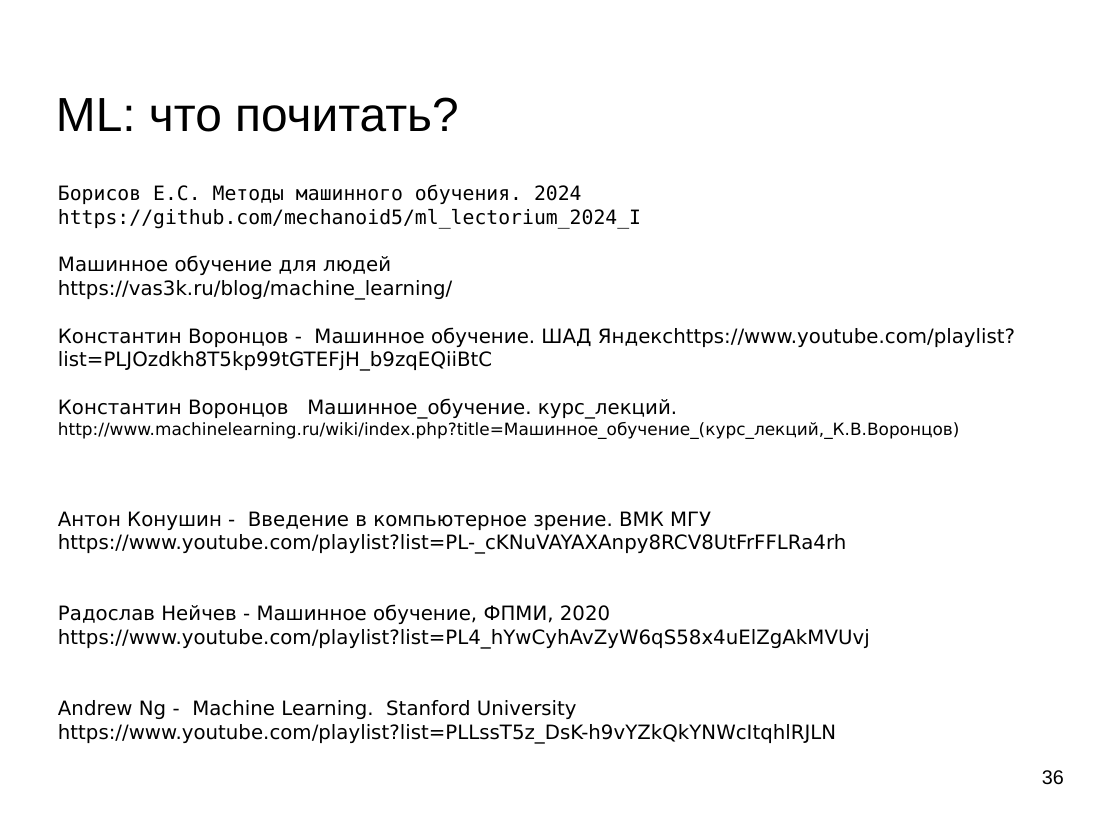
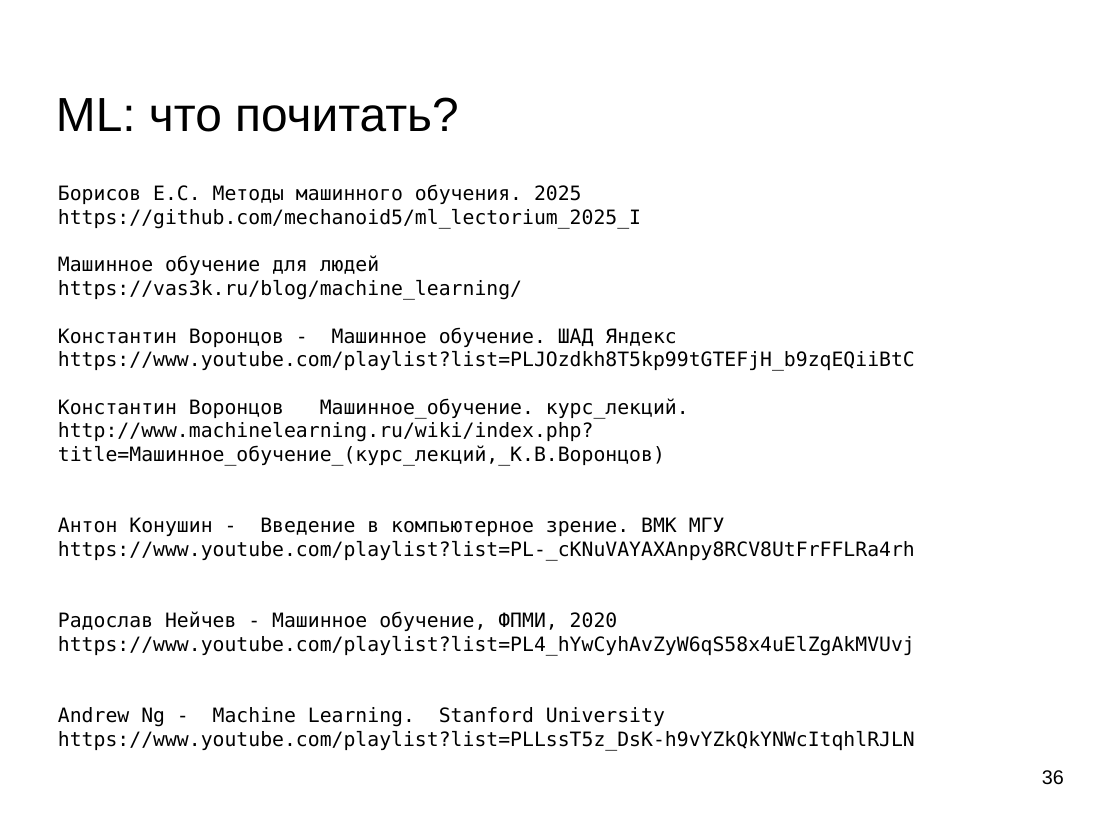
Before and after one commit to mechanoid5/ml_lectorium_2025_I, a slide deck: slide 36 of 01-intro.odp. Drawn at 1120x840 pixels with LibreOffice and Linux fonts; fonts in the diff are those of the drawing; background and template pictures are left out. Boxes give left, top, right and bottom in pixels: in the first picture for what was removed or moved away, otherwise in the second. Text is boxed around its words. In the diff, an @@ line names an element or a change of style, - is before the commit and + after.

```diff
--- a/01-intro.odp
+++ b/01-intro.odp
@@ text at box(58, 184, 641, 229): text changed @@
-Борисов Е.С. Методы машинного обучения. 2024
-https://github.com/mechanoid5/ml_lectorium_2024_I
+Борисов Е.С. Методы машинного обучения. 2025
+https://github.com/mechanoid5/ml_lectorium_2025_I
@@ text at box(58, 256, 915, 751): font DejaVu Sans to DejaVu Sans Mono in "Машинное обучение для людей", "https://vas3k.ru/blog/machine_learning/", "Константин Воронцов Машинное_обучение. курс_лекций.", "http://www.machinelearning.ru/wiki/index.php?title=Машинное_ ..." and 6 more places; size 12 to 14 pt in "http://www.machinelearning.ru/wiki/index.php?title=Машинное_ ..." @@
@@ text at box(58, 327, 915, 371): text changed; font DejaVu Sans to DejaVu Sans Mono @@
-Константин Воронцов - Машинное обучение. ШАД Яндексhttps://www.youtube.com/playlist?list=PLJOzdkh8T5kp99tGTEFjH_b9zqEQiiBtC
+Константин Воронцов - Машинное обучение. ШАД Яндекс
+https://www.youtube.com/playlist?list=PLJOzdkh8T5kp99tGTEFjH_b9zqEQiiBtC
```
Also in this commit, not shown: 36 other files.
